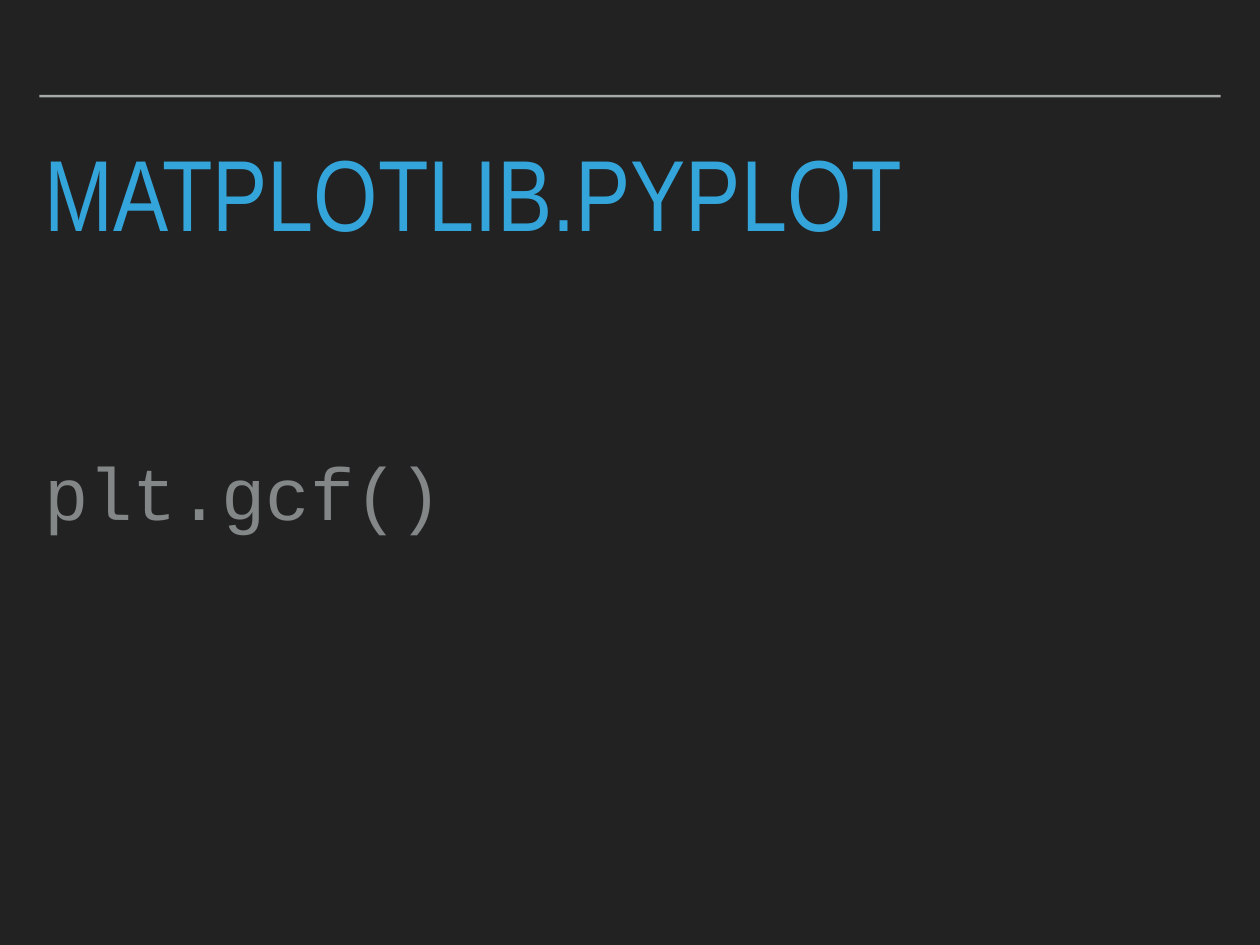
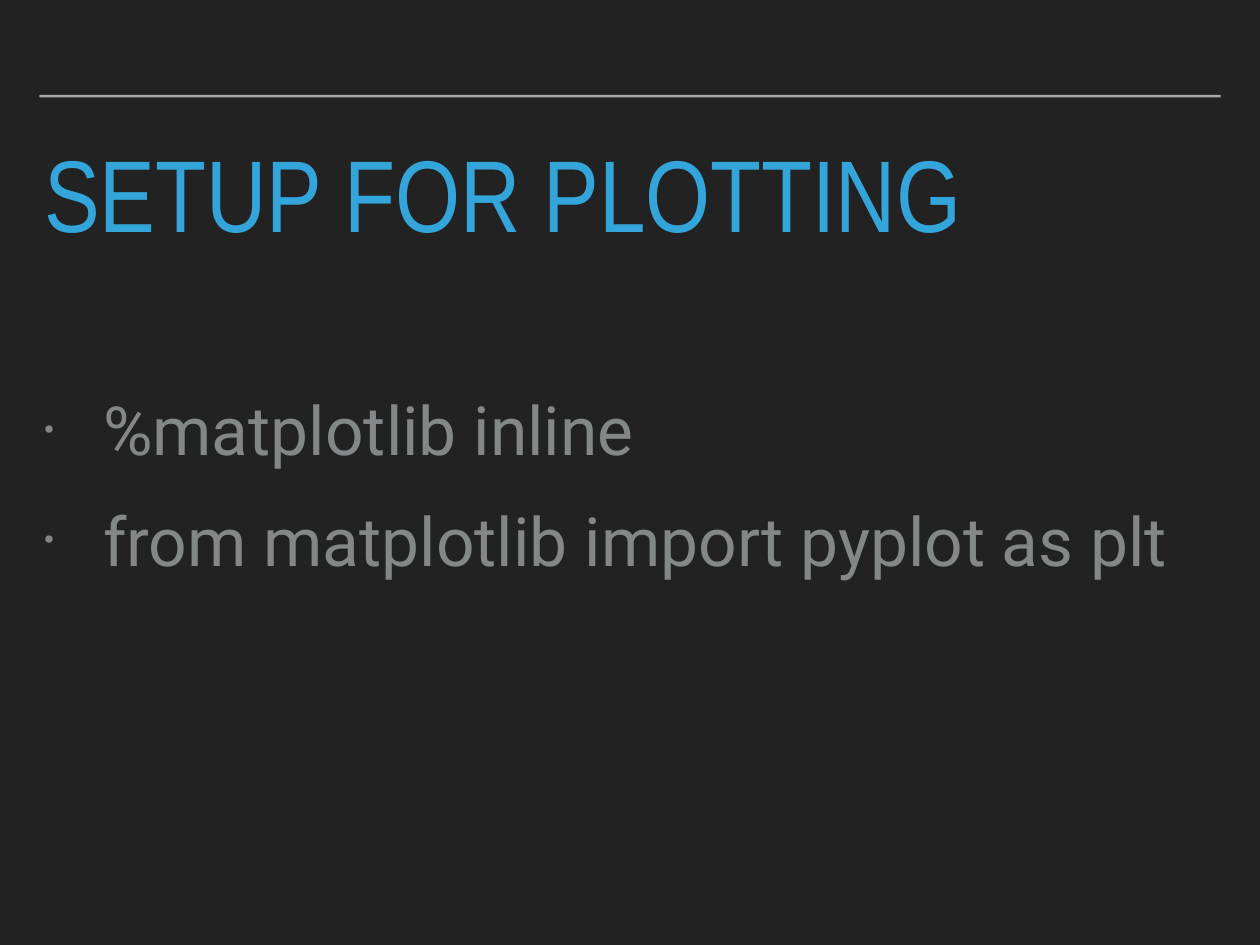
Before and after one commit to robcarrington/python-for-data-science, a slide deck: slide 16 of Session8/Session8_Slides.pptx (slide 48 before the commit). Drawn at 1260x945 pixels with LibreOffice and Linux fonts; fonts in the diff are those of the drawing. Boxes give left, top, right and bottom in pixels: in the first picture for what was removed or moved away, otherwise in the second. Text is boxed around its words. In the diff, an @@ line names an element or a change of style, - is before the commit and + after.

```diff
--- a/Session8/Session8_Slides.pptx
+++ b/Session8/Session8_Slides.pptx
@@ title at [44,161,961,233]: text changed; size 82 to 82.8 pt @@
-MATPLOTLIB.PYPLOT
+SETUP FOR PLOTTING
@@ text added at [103,404,1167,581], 55 pt, text #838787 @@
+• %matplotlib inline
+• from matplotlib import pyplot as plt
@@ text removed at [44,467,443,535] @@
-plt.gcf()
```
Also in this commit, not shown: 3 other slides changed, 9 slides added, 47 slides removed, 3 other files.
